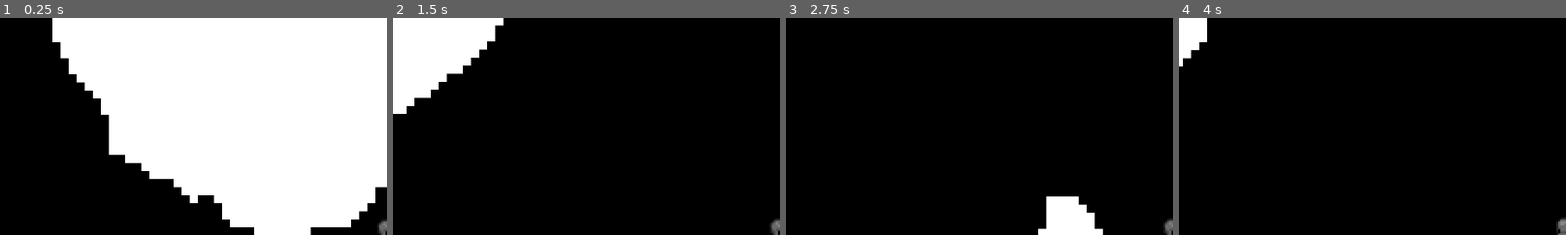
Above: before the commit, frames 1-4 (left to right).
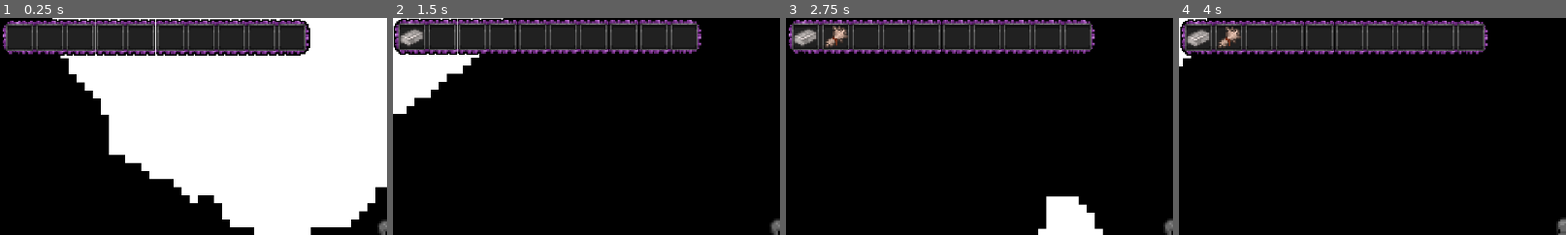
Above: after the commit, the same moments.

Repository: NikhilsaiT/Caved-In
Game: Godot game, scene res://src/world.tscn
Same seed, same stepped clock (60 frames per second), same inputs: the game is played once before the commit and once after it.
Inputs (mouse positions are % of the whole screen's width and height, from its top left):
- Up to frame 1 (0.25 s): no input
- Up to frame 2 (1.5 s): tap Enter at 0.5 s; move the mouse to (72, 45) at 0.52 s; press the mouse at (72, 45) at 0.53 s; hold D (right) 0.53-1.28 s; move the mouse to (30, 55) at 1.27 s; release the mouse at (30, 55) at 1.28 s; hold S (down) from 1.28 s (still down); click (30, 55) at 1.35 s
- Up to frame 3 (2.75 s): move the mouse to (60, 28) at 2.02 s; release S (down) at 2.03 s; press the mouse at (60, 28) at 2.03 s; hold D (right) from 2.03 s (still down)
- Up to frame 4 (4 s): move the mouse to (45, 70) at 2.77 s; release D (right) at 2.78 s; release the mouse at (45, 70) at 2.78 s; hold W (up) 2.78-3.53 s; click (45, 70) at 2.85 s; move the mouse to (80, 65) at 3.52 s; press the mouse at (80, 65) at 3.53 s; hold A (left) from 3.53 s (still down)
The pictures show only the part of the screen within x 0-50%, y 0-50%; the shares and areas given below are measured in that part.

The runs differ from the first frame. In frame 1, 13% of the frame differs, in the area x 0-81%, y 0-18%; in frame 2, 11%; in frame 3, 10%; in frame 4, 11%.

Commit message:
Inventory System
Added an inventory system, item class, and a global class to store global variables

Diff:
--- a/project.godot
+++ b/project.godot
@@ -14,6 +14,10 @@
 run/main_scene="uid://dbpa3qy5opwhf"
 config/features=PackedStringArray("4.4", "Forward Plus")
 config/icon="res://icon.svg"
+
+[autoload]
+
+Global="*res://src/global.gd"
 
 [gui]
 
@@ -46,6 +50,16 @@
 "events": [Object(InputEventKey,"resource_local_to_scene":false,"resource_name":"","device":-1,"window_id":0,"alt_press …(192 unchanged characters)…
 ]
 }
+"toggle inventory"={
+"deadzone": 0.2,
+"events": [Object(InputEventKey,"resource_local_to_scene":false,"resource_name":"","device":-1,"window_id":0,"alt_pressed":false,"shift_pressed":false,"ctrl_pressed":false,"meta_pressed":false,"pressed":false,"keycode":0,"physical_keycode":69,"key_label":0,"unicode":101,"location":0,"echo":false,"script":null)
+]
+}
+select={
+"deadzone": 0.2,
+"events": [Object(InputEventMouseButton,"resource_local_to_scene":false,"resource_name":"","device":-1,"window_id":0,"alt_pressed":false,"shift_pressed":false,"ctrl_pressed":false,"meta_pressed":false,"button_mask":1,"position":Vector2(283, 14),"global_position":Vector2(292, 62),"factor":1.0,"button_index":1,"canceled":false,"pressed":true,"double_click":false,"script":null)
+]
+}
 
 [rendering]
 
--- /dev/null
+++ b/src/display_item.gd
@@ -0,0 +1,12 @@
+extends Node2D
+
+var displayItem
+var type = ""
+
+# Called when the node enters the scene tree for the first time.
+func _ready() -> void:
+	pass
+
+# Called every frame. 'delta' is the elapsed time since the previous frame.
+func _process(delta: float) -> void:
+	pass
--- /dev/null
+++ b/src/display_item.tscn
@@ -0,0 +1,70 @@
+[gd_scene load_steps=11 format=3 uid="uid://0lx1jrhvf47v"]
+
+[ext_resource type="Script" uid="uid://dkpkx5lnx40q5" path="res://src/display_item.gd" id="1_cjose"]
+[ext_resource type="Texture2D" uid="uid://dsnorowa7762s" path="res://assets/itemSheet.png" id="1_vm5p6"]
+[ext_resource type="FontFile" uid="uid://bup8vvcsqfd65" path="res://assets/3-by-5-pixel-font.otf" id="3_cjose"]
+
+[sub_resource type="AtlasTexture" id="AtlasTexture_rfujq"]
+atlas = ExtResource("1_vm5p6")
+region = Rect2(144, 0, 16, 16)
+
+[sub_resource type="AtlasTexture" id="AtlasTexture_cjose"]
+atlas = ExtResource("1_vm5p6")
+region = Rect2(0, 0, 16, 16)
+
+[sub_resource type="AtlasTexture" id="AtlasTexture_eko76"]
+atlas = ExtResource("1_vm5p6")
+region = Rect2(16, 0, 16, 16)
+
+[sub_resource type="AtlasTexture" id="AtlasTexture_38t1s"]
+atlas = ExtResource("1_vm5p6")
+region = Rect2(32, 0, 16, 16)
+
+[sub_resource type="AtlasTexture" id="AtlasTexture_jrej7"]
+atlas = ExtResource("1_vm5p6")
+region = Rect2(48, 0, 16, 16)
+
+[sub_resource type="SpriteFrames" id="SpriteFrames_80cmo"]
+animations = [{
+"frames": [{
+"duration": 1.0,
+"texture": SubResource("AtlasTexture_rfujq")
+}, {
+"duration": 1.0,
+"texture": SubResource("AtlasTexture_cjose")
+}, {
+"duration": 1.0,
+"texture": SubResource("AtlasTexture_eko76")
+}, {
+"duration": 1.0,
+"texture": SubResource("AtlasTexture_38t1s")
+}, {
+"duration": 1.0,
+"texture": SubResource("AtlasTexture_jrej7")
+}],
+"loop": true,
+"name": &"default",
+"speed": 0.0
+}]
+
+[sub_resource type="LabelSettings" id="LabelSettings_eko76"]
+font = ExtResource("3_cjose")
+font_size = 8
+outline_color = Color(0, 0, 0, 1)
+shadow_size = 0
+
+[node name="displayItem" type="Node2D"]
+script = ExtResource("1_cjose")
+
+[node name="AnimatedSprite2D" type="AnimatedSprite2D" parent="."]
+sprite_frames = SubResource("SpriteFrames_80cmo")
+frame = 1
+
+[node name="AmountDisp" type="Label" parent="."]
+offset_left = -7.0
+offset_top = 3.0
+offset_right = 17.0
+offset_bottom = 10.0
+text = "10"
+label_settings = SubResource("LabelSettings_eko76")
+horizontal_alignment = 1
--- /dev/null
+++ b/src/global.gd
@@ -0,0 +1,16 @@
+extends Node
+
+#Item data format: [0: ID, 1: name, 2: max stack, 3: type[EX: material, weapon, tool], 4: description, 5: class, 6: durability, 7: more info(how to get it)]
+#Note: description, class, and durability sections only have to be filled out for non-materials Eg. tools, weapons, consumables
+#Format for "more info" section:
+#For any material that is dropped from a block write Obtained from...
+#For any material that is dropped from an enemy write Drops from...
+#For any material that is crafted write crafted in/on...
+#Note: if a material has more than one way to obtain it just write the most common way to obtain it
+const ITEM_DATA = [
+	[0,"empty",0,"material","","",0,""],
+	[0,"stone",9999,"material","","",0,"Obtained from rocks in cave layer."],
+	[0,"crude iron cluster",9999,"material","","",0,"Obtained from ore clusters in cave layer."],
+	[0,"iron ingot",9999,"material","","",0,"Crafted in furnace."],
+	[0,"plant fiber",9999,"material","","",0,"Obtained from lichen mats in cave layer."],
+	]
--- /dev/null
+++ b/src/inventory.gd
@@ -0,0 +1,88 @@
+extends Node2D
+var inventoryOn = false
+var itemData
+var itemInHand = null
+# Called when the node enters the scene tree for the first time.
+func _ready() -> void:
+	itemData = []
+	itemData.resize(40)
+	itemData.fill(Item.new(0,0))
+	for slot in get_tree().get_nodes_in_group("slots"):
+			if slot.type == 1:
+				slot.visible = false
+
+
+# Called every frame. 'delta' is the elapsed time since the previous frame.
+func _process(delta: float) -> void:
+
+	for slot in get_tree().get_nodes_in_group("slots"):
+		if(Input.is_action_just_pressed("toggle inventory")): #hides inventory when inventory is not open
+			if slot.type == 1:
+				if inventoryOn:
+					slot.visible = false
+				else:
+					slot.visible = true
+		if slot.visible : #updates item/amount visuals for inventory slots that are visible
+			slot.get_node("displayItem/AnimatedSprite2D").frame = itemData[slot.slotID].ID
+			if(itemData[slot.slotID].amount > 1):
+				slot.get_node("displayItem/AmountDisp").text = str(itemData[slot.slotID].amount)
+			else:
+				slot.get_node("displayItem/AmountDisp").text = ""
+
+		if inventoryOn && Input.is_action_just_pressed("select"): #selects item
+			var mPos = get_local_mouse_position()
+			var size = Vector2(16,16)
+			if isOverInvetorySlot(mPos, Rect2(slot.position.x-size.x/2,slot.position.y-size.y/2,size.x,size.y)):
+				itemInHand = itemData[slot.slotID]
+				itemData[slot.slotID] = Item.new(0,0)
+		if inventoryOn && Input.is_action_just_released("select") && itemInHand != null: #drops item
+			var mPos = get_local_mouse_position()
+			var size = Vector2(20,20)
+			if isOverInvetorySlot(mPos, Rect2(slot.position.x-size.x/2,slot.position.y-size.y/2,size.x,size.y)):
+				pickup(itemInHand,slot.slotID)
+				itemInHand = null
+
+	if(Input.is_action_just_pressed("toggle inventory")): #toggles inventory when E key is pressed
+		inventoryOn = !inventoryOn
+
+	if(Input.is_action_just_pressed("right")): #DEBUG: adds 1 iron ingot to inventory (delete later)
+		var rng = RandomNumberGenerator.new()
+		pickup(Item.new(rng.randi_range(1,4),1),0)
+
+	if(itemInHand != null): #Displays the item in hand if an item is being held
+		$heldItem.position = get_local_mouse_position()
+		$heldItem.visible = true
+		$heldItem.get_node("AnimatedSprite2D").frame = itemInHand.ID
+		$heldItem.get_node("AmountDisp").text = str(itemInHand.amount)
+		if(!Input.is_action_pressed("select")):
+			pickup(itemInHand,0)
+			itemInHand = null
+	else:
+		$heldItem.visible = false
+
+func pickup(item: Item, startIndex: int) -> void:
+	var placeFound = false
+	for i in range(startIndex,itemData.size()): #checks if item already exists in inventory
+		if(itemData[i].ID == item.ID):
+			if((itemData[i].amount + item.amount) <= Global.ITEM_DATA[item.ID][2]): #checks if it goes over stack limit for that item
+				itemData[i].amount += item.amount
+				print(itemData[i].amount)
+				placeFound = true
+				break
+			elif(itemData[i].amount < Global.ITEM_DATA[item.ID][2]):
+				item.amount -= Global.ITEM_DATA[item.ID][2]-itemData[i].amount #fills to stack then pickup excess
+				itemData[i].amount = Global.ITEM_DATA[item.ID][2]
+				placeFound = true
+				pickup(item,0)
+				break
+	if(!placeFound): #if place not already found pick the nearest empty spot
+		for i in range(startIndex,itemData.size()):
+			if(itemData[i].ID == 0):
+				itemData[i] = item
+				placeFound = true
+				break
+	if(!placeFound): #code for dropping it if it never finds a palce
+		pass
+
+func isOverInvetorySlot(mPos: Vector2, slotRect: Rect2) -> bool:
+	return (mPos.x > slotRect.position.x && mPos.y > slotRect.position.y && mPos.x < slotRect.position.x+slotRect.size.x && mPos.y < slotRect.position.y+slotRect.size.y)
--- /dev/null
+++ b/src/inventory.tscn
@@ -0,0 +1,243 @@
+[gd_scene load_steps=4 format=3 uid="uid://dkkiipkpu7r48"]
+
+[ext_resource type="Script" uid="uid://b7fo8pcrbq3y7" path="res://src/inventory.gd" id="1_smvyr"]
+[ext_resource type="PackedScene" uid="uid://c2b82ski86no5" path="res://src/inventorySlot.tscn" id="1_t5bew"]
+[ext_resource type="PackedScene" uid="uid://0lx1jrhvf47v" path="res://src/display_item.tscn" id="3_kusc6"]
+
+[node name="Inventory" type="Node2D"]
+script = ExtResource("1_smvyr")
+
+[node name="hotbar" parent="." groups=["slots"] instance=ExtResource("1_t5bew")]
+position = Vector2(13, 13)
+frame = 12
+metadata/frame = 0
+
+[node name="hotbar2" parent="." groups=["slots"] instance=ExtResource("1_t5bew")]
+position = Vector2(33, 13)
+frame = 13
+slotID = 1
+
+[node name="hotbar3" parent="." groups=["slots"] instance=ExtResource("1_t5bew")]
+position = Vector2(53, 13)
+frame = 13
+slotID = 2
+
+[node name="hotbar4" parent="." groups=["slots"] instance=ExtResource("1_t5bew")]
+position = Vector2(73, 13)
+frame = 13
+slotID = 3
+
+[node name="hotbar5" parent="." groups=["slots"] instance=ExtResource("1_t5bew")]
+position = Vector2(93, 13)
+frame = 13
+slotID = 4
+
+[node name="hotbar6" parent="." groups=["slots"] instance=ExtResource("1_t5bew")]
+position = Vector2(113, 13)
+frame = 13
+slotID = 5
+
+[node name="hotbar7" parent="." groups=["slots"] instance=ExtResource("1_t5bew")]
+position = Vector2(133, 13)
+frame = 13
+slotID = 6
+
+[node name="hotbar8" parent="." groups=["slots"] instance=ExtResource("1_t5bew")]
+position = Vector2(153, 13)
+frame = 13
+slotID = 7
+
+[node name="hotbar9" parent="." groups=["slots"] instance=ExtResource("1_t5bew")]
+position = Vector2(173, 13)
+frame = 13
+slotID = 8
+
+[node name="hotbar10" parent="." groups=["slots"] instance=ExtResource("1_t5bew")]
+position = Vector2(193, 13)
+frame = 14
+slotID = 9
+
+[node name="slot" parent="." groups=["slots"] instance=ExtResource("1_t5bew")]
+position = Vector2(13, 44)
+type = 1
+slotID = 10
+metadata/frame = 0
+
+[node name="slot2" parent="." groups=["slots"] instance=ExtResource("1_t5bew")]
+position = Vector2(33, 44)
+frame = 1
+type = 1
+slotID = 11
+
+[node name="slot3" parent="." groups=["slots"] instance=ExtResource("1_t5bew")]
+position = Vector2(53, 44)
+frame = 1
+type = 1
+slotID = 12
+
+[node name="slot4" parent="." groups=["slots"] instance=ExtResource("1_t5bew")]
+position = Vector2(73, 44)
+frame = 1
+type = 1
+slotID = 13
+
+[node name="slot5" parent="." groups=["slots"] instance=ExtResource("1_t5bew")]
+position = Vector2(93, 44)
+frame = 1
+type = 1
+slotID = 14
+
+[node name="slot6" parent="." groups=["slots"] instance=ExtResource("1_t5bew")]
+position = Vector2(113, 44)
+frame = 1
+type = 1
+slotID = 15
+
+[node name="slot7" parent="." groups=["slots"] instance=ExtResource("1_t5bew")]
+position = Vector2(133, 44)
+frame = 1
+type = 1
+slotID = 16
+
+[node name="slot8" parent="." groups=["slots"] instance=ExtResource("1_t5bew")]
+position = Vector2(153, 44)
+frame = 1
+type = 1
+slotID = 17
+
+[node name="slot9" parent="." groups=["slots"] instance=ExtResource("1_t5bew")]
+position = Vector2(173, 44)
+frame = 1
+type = 1
+slotID = 18
+
+[node name="slot10" parent="." groups=["slots"] instance=ExtResource("1_t5bew")]
+position = Vector2(193, 44)
+frame = 2
+type = 1
+slotID = 19
+
+[node name="slot11" parent="." groups=["slots"] instance=ExtResource("1_t5bew")]
+position = Vector2(13, 64)
+frame = 4
+type = 1
+slotID = 20
+metadata/frame = 0
+
+[node name="slot12" parent="." groups=["slots"] instance=ExtResource("1_t5bew")]
+position = Vector2(33, 64)
+frame = 5
+type = 1
+slotID = 21
+
+[node name="slot13" parent="." groups=["slots"] instance=ExtResource("1_t5bew")]
+position = Vector2(53, 64)
+frame = 5
+type = 1
+slotID = 22
+
+[node name="slot14" parent="." groups=["slots"] instance=ExtResource("1_t5bew")]
+position = Vector2(73, 64)
+frame = 5
+type = 1
+slotID = 23
+
+[node name="slot15" parent="." groups=["slots"] instance=ExtResource("1_t5bew")]
+position = Vector2(93, 64)
+frame = 5
+type = 1
+slotID = 24
+
+[node name="slot16" parent="." groups=["slots"] instance=ExtResource("1_t5bew")]
+position = Vector2(113, 64)
+frame = 5
+type = 1
+slotID = 25
+
+[node name="slot17" parent="." groups=["slots"] instance=ExtResource("1_t5bew")]
+position = Vector2(133, 64)
+frame = 5
+type = 1
+slotID = 26
+
+[node name="slot18" parent="." groups=["slots"] instance=ExtResource("1_t5bew")]
+position = Vector2(153, 64)
+frame = 5
+type = 1
+slotID = 27
+
+[node name="slot19" parent="." groups=["slots"] instance=ExtResource("1_t5bew")]
+position = Vector2(173, 64)
+frame = 5
+type = 1
+slotID = 28
+
+[node name="slot20" parent="." groups=["slots"] instance=ExtResource("1_t5bew")]
+position = Vector2(193, 64)
+frame = 6
+type = 1
+slotID = 29
+
+[node name="slot21" parent="." groups=["slots"] instance=ExtResource("1_t5bew")]
+position = Vector2(13, 84)
+frame = 8
+type = 1
+slotID = 30
+metadata/frame = 0
+
+[node name="slot22" parent="." groups=["slots"] instance=ExtResource("1_t5bew")]
+position = Vector2(33, 84)
+frame = 9
+type = 1
+slotID = 31
+
+[node name="slot23" parent="." groups=["slots"] instance=ExtResource("1_t5bew")]
+position = Vector2(53, 84)
+frame = 9
+type = 1
+slotID = 32
+
+[node name="slot24" parent="." groups=["slots"] instance=ExtResource("1_t5bew")]
+position = Vector2(73, 84)
+frame = 9
+type = 1
+slotID = 33
+
+[node name="slot25" parent="." groups=["slots"] instance=ExtResource("1_t5bew")]
+position = Vector2(93, 84)
+frame = 9
+type = 1
+slotID = 34
+
+[node name="slot26" parent="." groups=["slots"] instance=ExtResource("1_t5bew")]
+position = Vector2(113, 84)
+frame = 9
+type = 1
+slotID = 35
+
+[node name="slot27" parent="." groups=["slots"] instance=ExtResource("1_t5bew")]
+position = Vector2(133, 84)
+frame = 9
+type = 1
+slotID = 36
+
+[node name="slot28" parent="." groups=["slots"] instance=ExtResource("1_t5bew")]
+position = Vector2(153, 84)
+frame = 9
+type = 1
+slotID = 37
+
+[node name="slot29" parent="." groups=["slots"] instance=ExtResource("1_t5bew")]
+position = Vector2(173, 84)
+frame = 9
+type = 1
+slotID = 38
+
+[node name="slot30" parent="." groups=["slots"] instance=ExtResource("1_t5bew")]
+position = Vector2(193, 84)
+frame = 10
+type = 1
+slotID = 39
+
+[node name="heldItem" parent="." instance=ExtResource("3_kusc6")]
+position = Vector2(-18, 12)
--- /dev/null
+++ b/src/inventorySlot.tscn
@@ -0,0 +1,15 @@
+[gd_scene load_steps=4 format=3 uid="uid://c2b82ski86no5"]
+
+[ext_resource type="Texture2D" uid="uid://dgf5su7sh3p0a" path="res://assets/inventorySheet.png" id="1_778gd"]
+[ext_resource type="Script" uid="uid://chhgx8i7orieg" path="res://src/inventory_slot.gd" id="1_f7pk5"]
+[ext_resource type="PackedScene" uid="uid://0lx1jrhvf47v" path="res://src/display_item.tscn" id="3_reiwj"]
+
+[node name="slot" type="Node2D"]
+script = ExtResource("1_f7pk5")
+
+[node name="Sprite2D" type="Sprite2D" parent="."]
+texture = ExtResource("1_778gd")
+region_enabled = true
+region_rect = Rect2(0, 0, 24, 24)
+
+[node name="displayItem" parent="." instance=ExtResource("3_reiwj")]
--- /dev/null
+++ b/src/inventory_slot.gd
@@ -0,0 +1,23 @@
+class_name InventorySlot
+
+extends Node2D
+
+#Goes from left to right then top to bottom
+@export var frame : int
+
+#0: hotbar
+#1: inventory
+@export var type : int
+
+@export var slotID : int
+
+# Called when the node enters the scene tree for the first time.
+func _ready() -> void:
+	#Sets frame rect based on frame number
+	var frameRect = Rect2(frame%4*24,frame/4*24,24,24)
+	$Sprite2D.region_rect = frameRect
+
+
+# Called every frame. 'delta' is the elapsed time since the previous frame.
+func _process(delta: float) -> void:
+	pass
--- /dev/null
+++ b/src/item.gd
@@ -0,0 +1,19 @@
+class_name Item
+
+extends Node
+
+@export var ID : int :
+	set(value):
+		ID = value
+		itemName = Global.ITEM_DATA[ID][1]
+		itemClass = Global.ITEM_DATA[ID][5]
+@export var amount : int
+var itemName = ""
+var itemClass = ""
+
+func _init(id: int, amt: int) -> void:
+	ID = id
+	amount = amt
+
+func getID() -> int:
+	return ID
--- /dev/null
+++ b/src/item.tscn
@@ -0,0 +1,6 @@
+[gd_scene load_steps=2 format=3 uid="uid://c3l8amvcgq7pa"]
+
+[ext_resource type="Script" uid="uid://cmng3hc0ns8c6" path="res://src/item.gd" id="1_0chbe"]
+
+[node name="Item" type="Node"]
+script = ExtResource("1_0chbe")
--- /dev/null
+++ b/src/new_script.gd
@@ -0,0 +1 @@
+extends Node
--- a/src/world.tscn
+++ b/src/world.tscn
@@ -1,8 +1,9 @@
-[gd_scene load_steps=6 format=3 uid="uid://dbpa3qy5opwhf"]
+[gd_scene load_steps=7 format=3 uid="uid://dbpa3qy5opwhf"]
 
 [ext_resource type="Texture2D" uid="uid://cvjkg3jhlikep" path="res://assets/black-and-white-1.webp" id="1_xlegt"]
 [ext_resource type="Script" uid="uid://dnjnv6ydcje85" path="res://src/tile_map.gd" id="2_0qwtu"]
 [ext_resource type="PackedScene" uid="uid://bd5t7bjbxt3mi" path="res://src/player.tscn" id="3_0qwtu"]
+[ext_resource type="PackedScene" uid="uid://dkkiipkpu7r48" path="res://src/inventory.tscn" id="4_t101k"]
 
 [sub_resource type="TileSetAtlasSource" id="TileSetAtlasSource_t101k"]
 texture = ExtResource("1_xlegt")
@@ -28,3 +29,7 @@
 scale = Vector2(0.25, 0.25)
 zoom = Vector2(3, 3)
 position_smoothing_speed = 150.0
+
+[node name="Inventory" parent="Player/Camera2D" instance=ExtResource("4_t101k")]
+position = Vector2(-768, -432)
+scale = Vector2(3, 3)
Binary file added: assets/3-by-5-pixel-font.otf
Not shown, added: assets/3-by-5-pixel-font.otf.import
Binary file added: assets/inventorySheet.png
Not shown, added: assets/inventorySheet.png.import
Binary file added: assets/itemSheet.png
Not shown, added: assets/itemSheet.png.import
Empty file added: src/bmFont.gd
Not shown, added: src/bmFont.gd.uid
Not shown, added: src/display_item.gd.uid
Not shown, added: src/global.gd.uid
Not shown, added: src/inventory.gd.uid
Not shown, added: src/inventory_slot.gd.uid
(and 3 more such lines)
